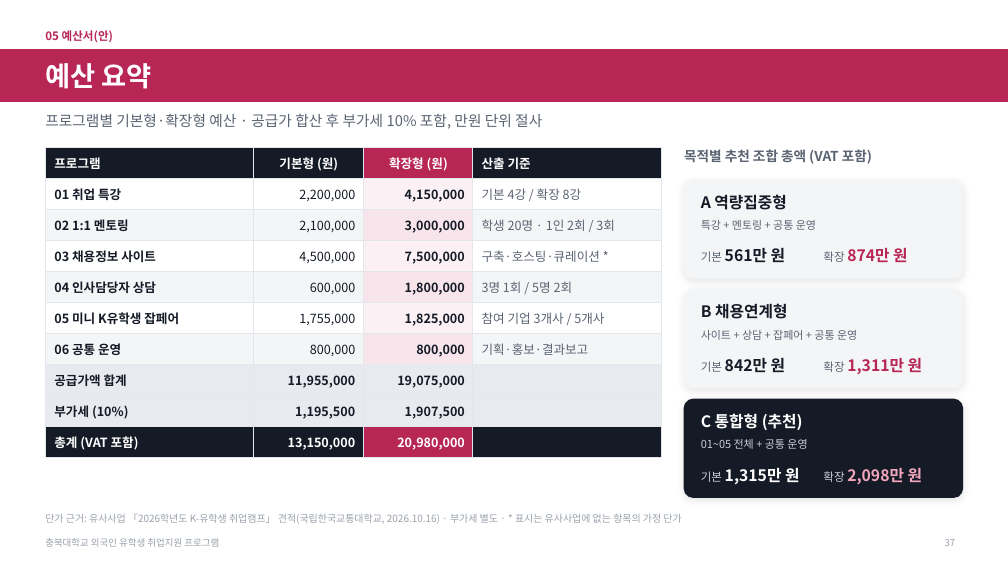
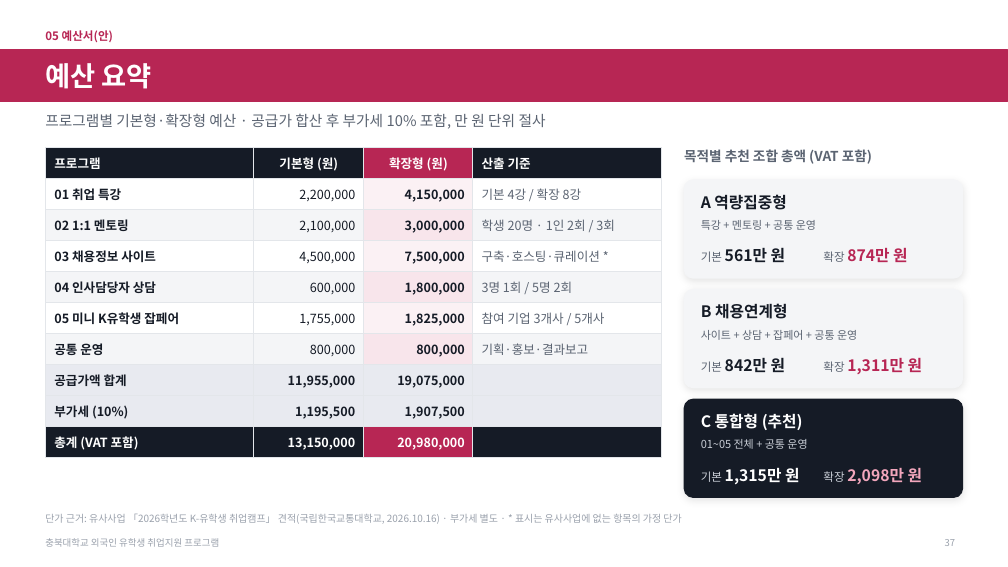
Before and after one commit to job-wave/Codex, a slide deck: slide 37 of output/jobwave-cbnu-proposal/JobWave_proposal_visual.pptx. Drawn at 1008x567 pixels with LibreOffice and Linux fonts; fonts in the diff are those of the drawing; background and template pictures are left out. Boxes give left, top, right and bottom in pixels: in the first picture for what was removed or moved away, otherwise in the second. Text is boxed around its words. In the diff, an @@ line names an element or a change of style, - is before the commit and + after.

```diff
--- a/output/jobwave-cbnu-proposal/JobWave_proposal_visual.pptx
+++ b/output/jobwave-cbnu-proposal/JobWave_proposal_visual.pptx
@@ text at (x1=45, y1=114, x2=546, y2=129): spaces changed @@
-프로그램별 기본형·확장형 예산 · 공급가 합산 후 부가세 10% 포함, 만원 단위 절사
+프로그램별 기본형·확장형 예산 · 공급가 합산 후 부가세 10% 포함, 만 원 단위 절사
@@ table at (x1=45, y1=147, x2=662, y2=454) @@
-row 7, column 1: 06 공통 운영
+row 7, column 1: 공통 운영
```
Also in this commit, not shown: 12 other slides changed, 7 other files.
